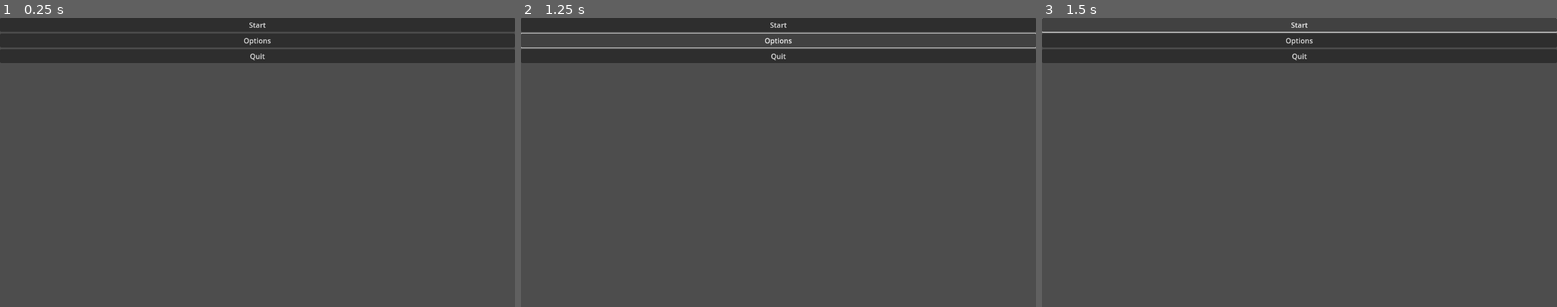
Above: before the commit, frames 1-3 (left to right).
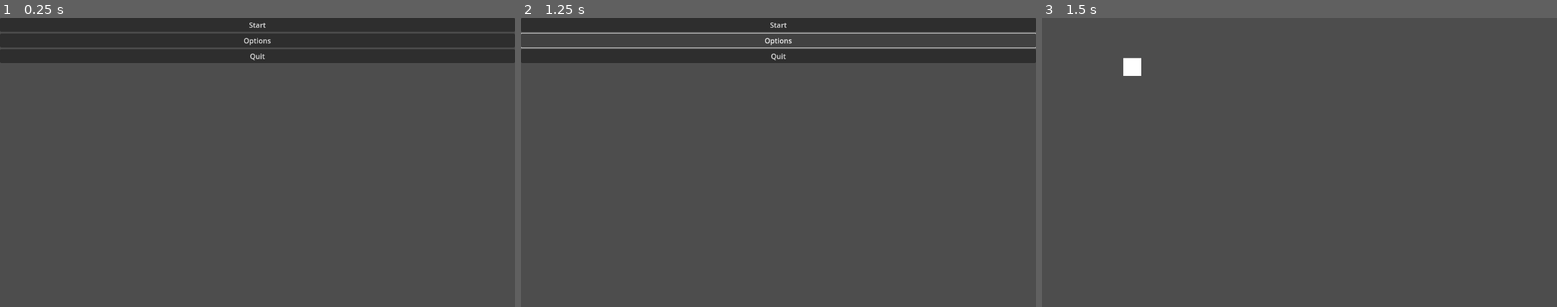
Above: after the commit, the same moments.

Repository: Cole-Miller-IT/JanGameJam2025
Game: Godot game, scene res://Scenes/Levels/MainMenu/main_menu.tscn
The game is run twice, just before and just after one commit, with the same random seed, the same clock (stepped at 60 frames per second) and the same inputs.
Inputs:
- Up to frame 1 (0.25 s): no input
- Up to frame 2 (1.25 s): click "Options" at 0.5 s
- Up to frame 3 (1.5 s): click "Start" at 1.25 s

Frames 1-2 are identical in both runs. In frame 3, 10% of the frame differs, in the area x 0-100%, y 0-21%.

Commit message:
Created a world node

Diff:
--- a/Scenes/Levels/MainMenu/MainMenu.gd
+++ b/Scenes/Levels/MainMenu/MainMenu.gd
@@ -3,13 +3,16 @@
 
 # Called when the node enters the scene tree for the first time.
 func _ready():
-	pass # Replace with function body.
-
-
-# Called every frame. 'delta' is the elapsed time since the previous frame.
-func _process(delta):
 	pass
 
 
 func _on_quit_pressed():
 	get_tree().quit()
+
+
+func _on_start_pressed():
+	get_tree().change_scene_to_file("res://Scenes/Levels/World/world.tscn")
+
+
+func _on_options_pressed():
+	pass # Replace with function body.
--- a/Scenes/Levels/MainMenu/main_menu.tscn
+++ b/Scenes/Levels/MainMenu/main_menu.tscn
@@ -28,4 +28,6 @@
 focus_neighbor_bottom = NodePath("../Start")
 text = "Quit"
 
+[connection signal="pressed" from="VBoxContainer/Start" to="." method="_on_start_pressed"]
+[connection signal="pressed" from="VBoxContainer/Options" to="." method="_on_options_pressed"]
 [connection signal="pressed" from="VBoxContainer/Quit" to="." method="_on_quit_pressed"]
--- /dev/null
+++ b/Scenes/Levels/World/world.tscn
@@ -0,0 +1,9 @@
+[gd_scene format=3 uid="uid://khxgk4bj1cll"]
+
+[node name="World" type="Node"]
+
+[node name="Test" type="ColorRect" parent="."]
+offset_left = 182.0
+offset_top = 90.0
+offset_right = 222.0
+offset_bottom = 130.0
